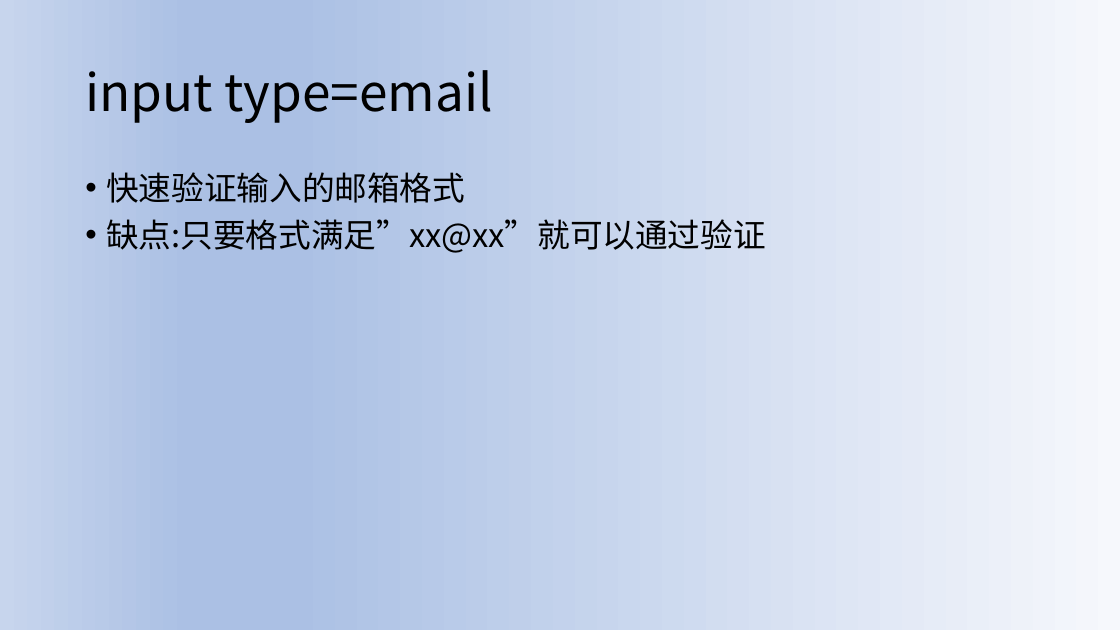
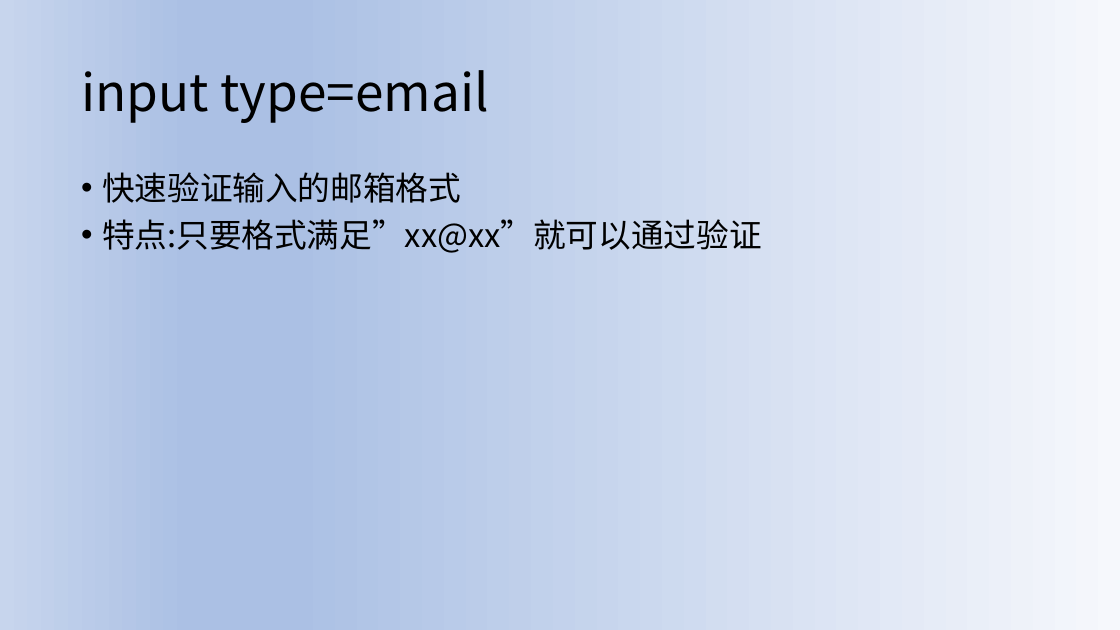
Before and after one commit to johnjackson/H5C3, a slide deck: slide 4 of 第2单元-表单/第二单元form表单.pptx. Drawn at 1120x630 pixels with LibreOffice and Linux fonts; fonts in the diff are those of the drawing. Boxes give left, top, right and bottom in pixels: in the first picture for what was removed or moved away, otherwise in the second. Text is boxed around its words. In the diff, an @@ line names an element or a change of style, - is before the commit and + after.

```diff
--- a/第2单元-表单/第二单元form表单.pptx
+++ b/第2单元-表单/第二单元form表单.pptx
@@ title "input type=email" moved from (x1=85, y1=70, x2=493, y2=123) to (x1=81, y1=70, x2=488, y2=123) @@
@@ text at (x1=102, y1=219, x2=761, y2=253): text changed @@
-• 缺点:只要格式满足”xx@xx”就可以通过验证
+• 特点:只要格式满足”xx@xx”就可以通过验证
```
Also in this commit, not shown: 10 other slides changed, 4 other files.
